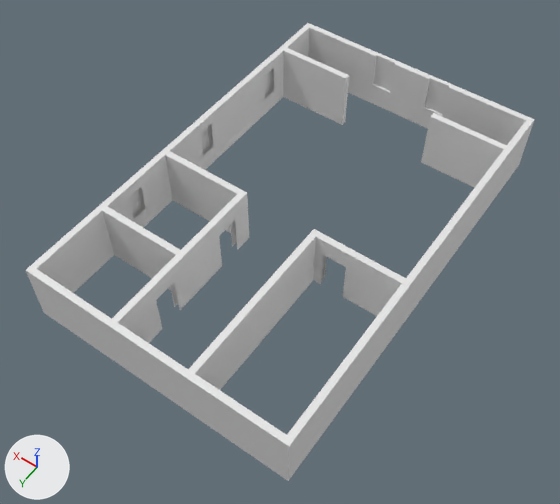
What one commit did to the Blender file VillageChurch1Interior/Church1Interior.blend.
Before and after are seen from a camera (50 mm lens) standing at (-12.4, 19.3, 27.4) and looking at (-0.1, 2.1, 0.4). Every picture has the same lights, and +X, +Y and +Z are marked at lower left. Materials are left out; every surface is plain grey.

Names of what the first picture shows: 'ChurchWalls', 'ChurchWallsBlack'.
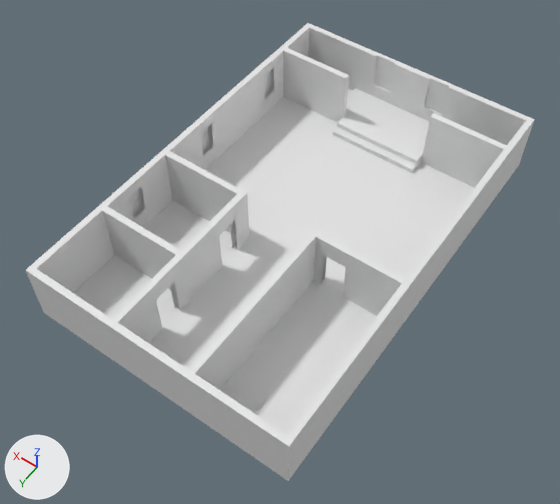
The edits, one by one:
Object 'ChurchFloor' (ob_churchfloor) is now shown.

Boxes (x1, y1, x2, y2) around the edits, measured in the pictures (560 x 504 px):
'ChurchFloor', shown: after (74, 88, 474, 435)
